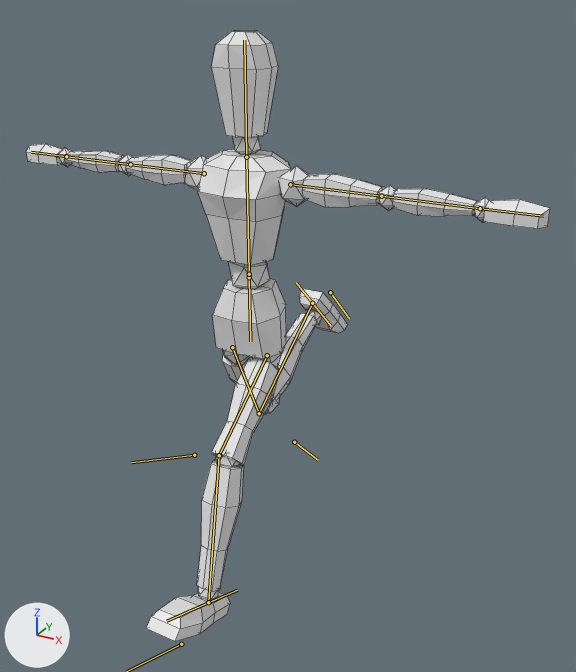
The Blender file main/person/manikin.blend as it was, and as the next commit left it.
The view is the same before and after, from a 50 mm lens placed at (0.924, -1.494, 1.386), pointed at (0.075, 0.05, 0.614). The lights are fixed; the arrows at lower left show +X, +Y and +Z. The bones that bend it are drawn over the model as lines. Mesh edges are drawn as thin lines.

Objects in the first picture: 'arms', 'head', 'legs', 'neckball', 'torso', 'torsoball', 'waist'.
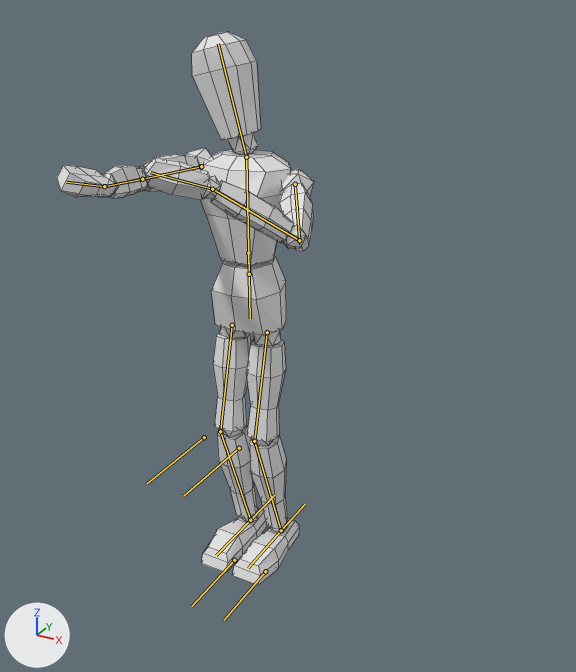
The newer file adds an action. The first version stands in its rest pose; the second is drawn at frame 0 of the action 'rifle_idle-loop'.

Boxes (x1, y1, x2, y2) around the edits, measured in the pictures (576 x 672 px):
'legs', posed (51% narrower, 27% shorter)
    before: (146, 289, 348, 641)
    after: (201, 327, 300, 585)
'arms', posed (51% narrower, 21% taller)
    before: (27, 144, 550, 229)
    after: (57, 148, 314, 251)
'head', posed
    before: (211, 30, 278, 138)
    after: (192, 32, 261, 140)
'waist', posed
    before: (212, 279, 286, 359)
    after: (211, 256, 286, 335)
'neckball', posed
    before: (233, 136, 261, 154)
    after: (228, 133, 258, 154)
bone 'waist', root to tip
    before: (249, 277) to (250, 341)
    after: (248, 253) to (250, 318)
bone 'foot.control.L', root to tip
    before: (181, 644) to (126, 671)
    after: (265, 571) to (224, 620)
bone 'foot.control.R', root to tip
    before: (330, 292) to (349, 319)
    after: (234, 560) to (191, 606)
bone 'head', root to tip
    before: (246, 157) to (244, 40)
    after: (246, 157) to (218, 43)
bone 'shoulder.L', root to tip
    before: (290, 184) to (381, 196)
    after: (295, 184) to (299, 240)
bone 'arm.L', root to tip
    before: (381, 196) to (480, 208)
    after: (299, 240) to (212, 189)
bone 'hand.L', root to tip
    before: (480, 208) to (543, 216)
    after: (212, 189) to (150, 172)
bone 'shoulder.R', root to tip
    before: (204, 173) to (130, 164)
    after: (201, 166) to (142, 179)
bone 'arm.R', root to tip
    before: (130, 164) to (66, 156)
    after: (142, 179) to (104, 186)
bone 'hand.R', root to tip
    before: (66, 156) to (31, 152)
    after: (104, 186) to (66, 182)

Patch to the scene script:
```diff
--- a/main/person/manikin.blend.py
+++ b/main/person/manikin.blend.py
@@ bone_waist @@
 bone_waist = bpy.data.objects['Bottom'].pose.bones['waist']
-bone_waist.location = (0.0, 0.084, 0.0)
+bone_waist.location = (0.0, 0.025, 0.0)
@@ bone_foot_control_l @@
 bone_foot_control_l = bpy.data.objects['Bottom'].pose.bones['foot.control.L']
-bone_foot_control_l.location = (0.0, 0.414, 0.07)
-bone_foot_control_l.rotation_quaternion = (0.976, 0.218, 0.0, 0.0)  # degrees (25, 0, 0)
+bone_foot_control_l.location = (0.0, 0.038, 0.0)
+bone_foot_control_l.rotation_quaternion = (1.0, 0.0, 0.0, 0.0)  # degrees (0, 0, 0)
@@ bone_foot_control_r @@
 bone_foot_control_r = bpy.data.objects['Bottom'].pose.bones['foot.control.R']
-bone_foot_control_r.location = (0.0, -0.53, 0.595)
-bone_foot_control_r.rotation_quaternion = (0.369, -0.929, 0.0, 0.0)  # degrees (-137, 0, 0)
+bone_foot_control_r.location = (0.0, 0.038, 0.0)
+bone_foot_control_r.rotation_quaternion = (1.0, 0.0, 0.0, 0.0)  # degrees (0, 0, 0)
@@ bone_head @@
 bone_head = bpy.data.objects['Top'].pose.bones['head']  # child of 'torso'
-bone_head.rotation_quaternion = (1.0, 0.0, 0.0, 0.0)  # degrees (0, 0, 0)
+bone_head.rotation_quaternion = (0.992, 0.02, 0.025, 0.122)  # degrees (3, 3, 14)
@@ bone_shoulder_l @@
 bone_shoulder_l = bpy.data.objects['Top'].pose.bones['shoulder.L']  # child of 'torso'
-bone_shoulder_l.location = (0.0, 0.0, 0.0)
-bone_shoulder_l.rotation_quaternion = (1.0, 0.0, 0.0, 0.0)  # degrees (0, 0, 0)
+bone_shoulder_l.location = (0.004, -0.002, -0.024)
+bone_shoulder_l.rotation_quaternion = (0.746, 0.315, -0.434, -0.396)  # degrees (62, -23, -70)
@@ bone_arm_l @@
 bone_arm_l = bpy.data.objects['Top'].pose.bones['arm.L']  # child of 'shoulder.L'
-bone_arm_l.rotation_quaternion = (1.0, 0.0, 0.0, 0.0)  # degrees (0, 0, 0)
+bone_arm_l.rotation_quaternion = (0.699, 0.531, -0.08, -0.472)  # degrees (63, 23, -54)
@@ bone_hand_l @@
 bone_hand_l = bpy.data.objects['Top'].pose.bones['hand.L']  # child of 'arm.L'
-bone_hand_l.rotation_quaternion = (1.0, 0.0, 0.0, 0.0)  # degrees (0, 0, 0)
+bone_hand_l.rotation_quaternion = (0.963, -0.139, -0.233, -0.004)  # degrees (-17, -27, 4)
@@ bone_shoulder_r @@
 bone_shoulder_r = bpy.data.objects['Top'].pose.bones['shoulder.R']  # child of 'torso'
-bone_shoulder_r.location = (0.0, 0.0, 0.0)
-bone_shoulder_r.rotation_quaternion = (1.0, 0.0, 0.0, 0.0)  # degrees (0, 0, 0)
+bone_shoulder_r.location = (0.011, -0.001, -0.018)
+bone_shoulder_r.rotation_quaternion = (0.397, 0.559, 0.584, -0.434)  # degrees (12, 108, -79)
@@ bone_arm_r @@
 bone_arm_r = bpy.data.objects['Top'].pose.bones['arm.R']  # child of 'shoulder.R'
-bone_arm_r.rotation_quaternion = (1.0, 0.0, 0.0, 0.0)  # degrees (0, 0, 0)
+bone_arm_r.rotation_quaternion = (0.984, 0.174, 0.02, 0.01)  # degrees (20, 2, 2)
@@ bone_hand_r @@
 bone_hand_r = bpy.data.objects['Top'].pose.bones['hand.R']  # child of 'arm.R'
-bone_hand_r.rotation_quaternion = (1.0, 0.0, 0.0, 0.0)  # degrees (0, 0, 0)
+bone_hand_r.rotation_quaternion = (0.929, -0.024, 0.354, -0.101)  # degrees (-9, 41, -16)
```
